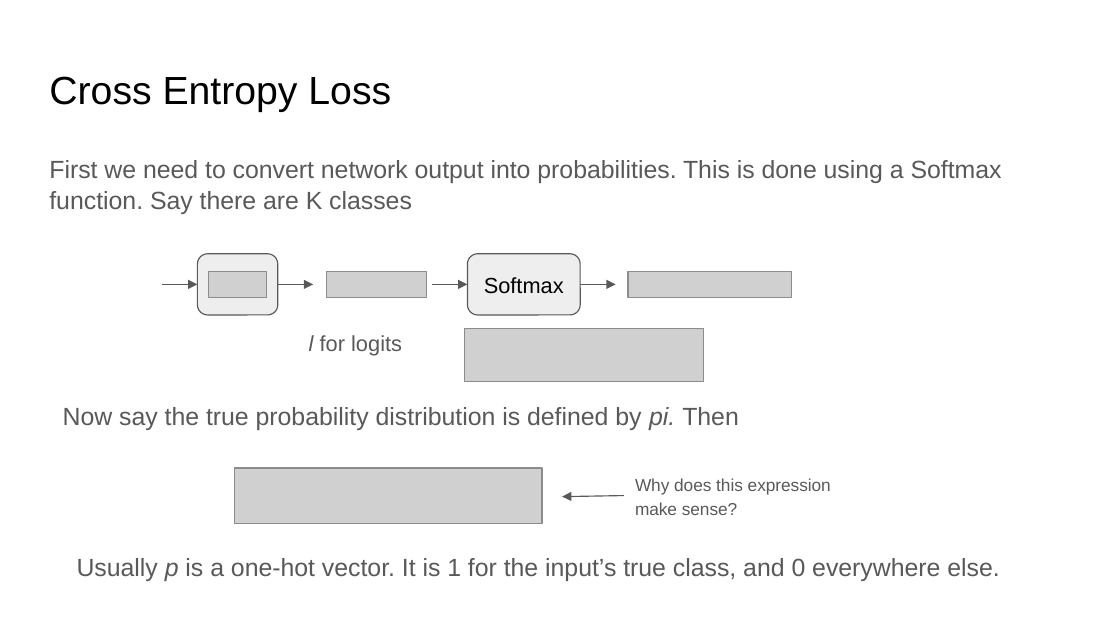
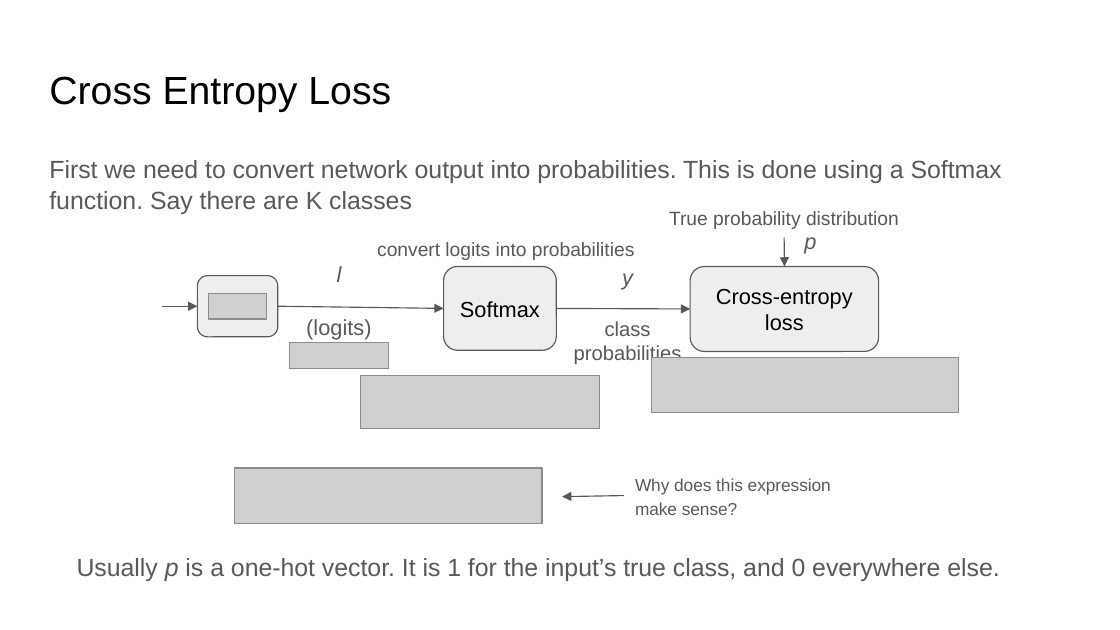
Before and after one commit to ankur6ue/deep-learning-course, a slide deck: slide 11 of class_3/deep_learning_course_class_3.pptx. Drawn at 1120x630 pixels with LibreOffice and Linux fonts; fonts in the diff are those of the drawing; grey boxes stand for pictures; background and template pictures are left out. Boxes give left, top, right and bottom in pixels: in the first picture for what was removed or moved away, otherwise in the second. Text is boxed around its words. In the diff, an @@ line names an element or a change of style, - is before the commit and + after.

```diff
--- a/class_3/deep_learning_course_class_3.pptx
+++ b/class_3/deep_learning_course_class_3.pptx
@@ text added at [669, 211, 899, 229], 12.4 pt, text #595959 @@
+True probability distribution
@@ arrow added from (784, 237) to (784, 267), #595959 0.75 pt @@
@@ text added at [804, 237, 816, 254], 14 pt, text #595959, italic @@
+p
@@ text at [306, 266, 371, 339]: text changed @@
-l for logits
+l
+(logits)
@@ text added at [377, 242, 635, 260], 12.4 pt, text #595959 @@
+convert logits into probabilities
@@ rounded rectangle "Softmax": place and size @@
-rounded rectangle "Softmax" at [467, 254, 580, 316]
+rounded rectangle "Softmax" at [444, 267, 557, 351]
@@ rounded rectangle added at [690, 267, 878, 352], fill #EEEEEE, outline #595959 0.75 pt, 14 pt, text #000000 @@
+Cross-entropy loss
@@ 1 picture, 1 arrow, 1 rounded rectangle: place and size @@
-1 picture, 1 arrow, 1 rounded rectangle at [162, 254, 278, 316]
+1 picture, 1 arrow, 1 rounded rectangle at [162, 276, 278, 337]
@@ arrow removed from (432, 284) to (467, 284) @@
@@ text added at [574, 273, 682, 365], 13 pt, text #595959 @@
+y
+class probabilities
@@ picture removed at [628, 271, 792, 297] @@
@@ arrow moved from (278, 284) - (314, 284) to (278, 306) - (444, 308) @@
@@ arrow moved from (580, 284) - (616, 284) to (557, 308) - (690, 309) @@
@@ picture: place and size @@
-picture at [327, 271, 427, 297]
+picture at [289, 343, 389, 368]
@@ picture added at [651, 357, 958, 412] @@
@@ picture: place and size @@
-picture at [465, 328, 703, 382]
+picture at [361, 375, 599, 429]
@@ text removed at [63, 407, 739, 430] @@
-Now say the true probability distribution is defined by pi. Then
```
Also in this commit, not shown: 1 other slide changed, 6 slides added, 8 other files.
